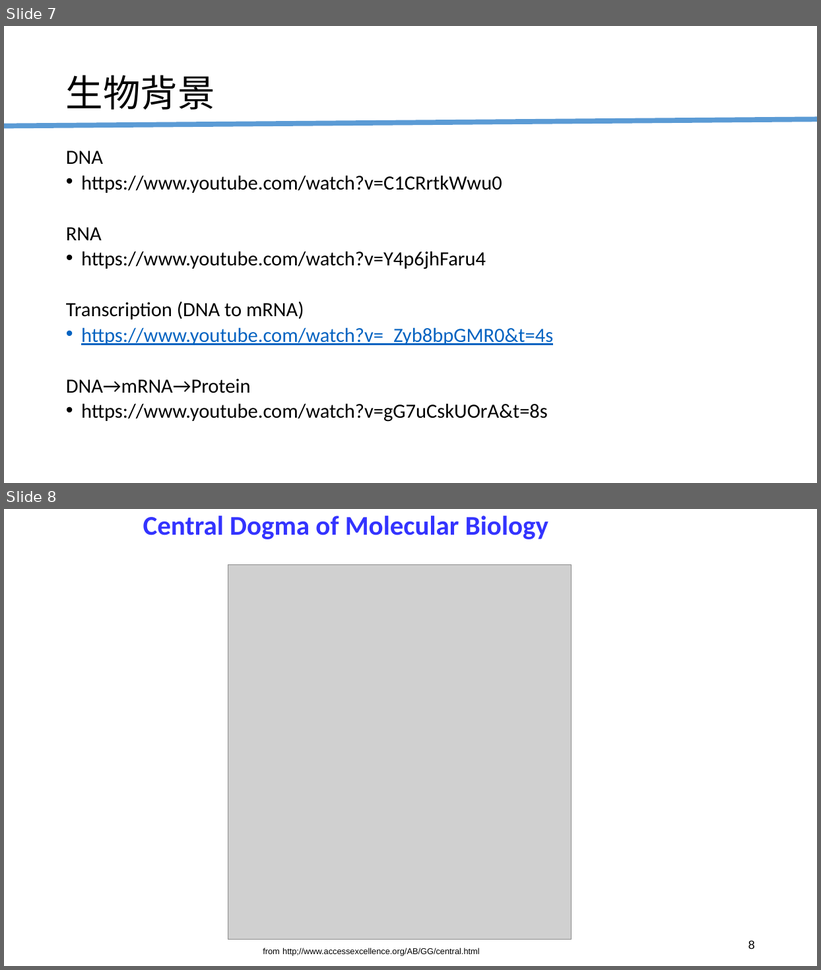
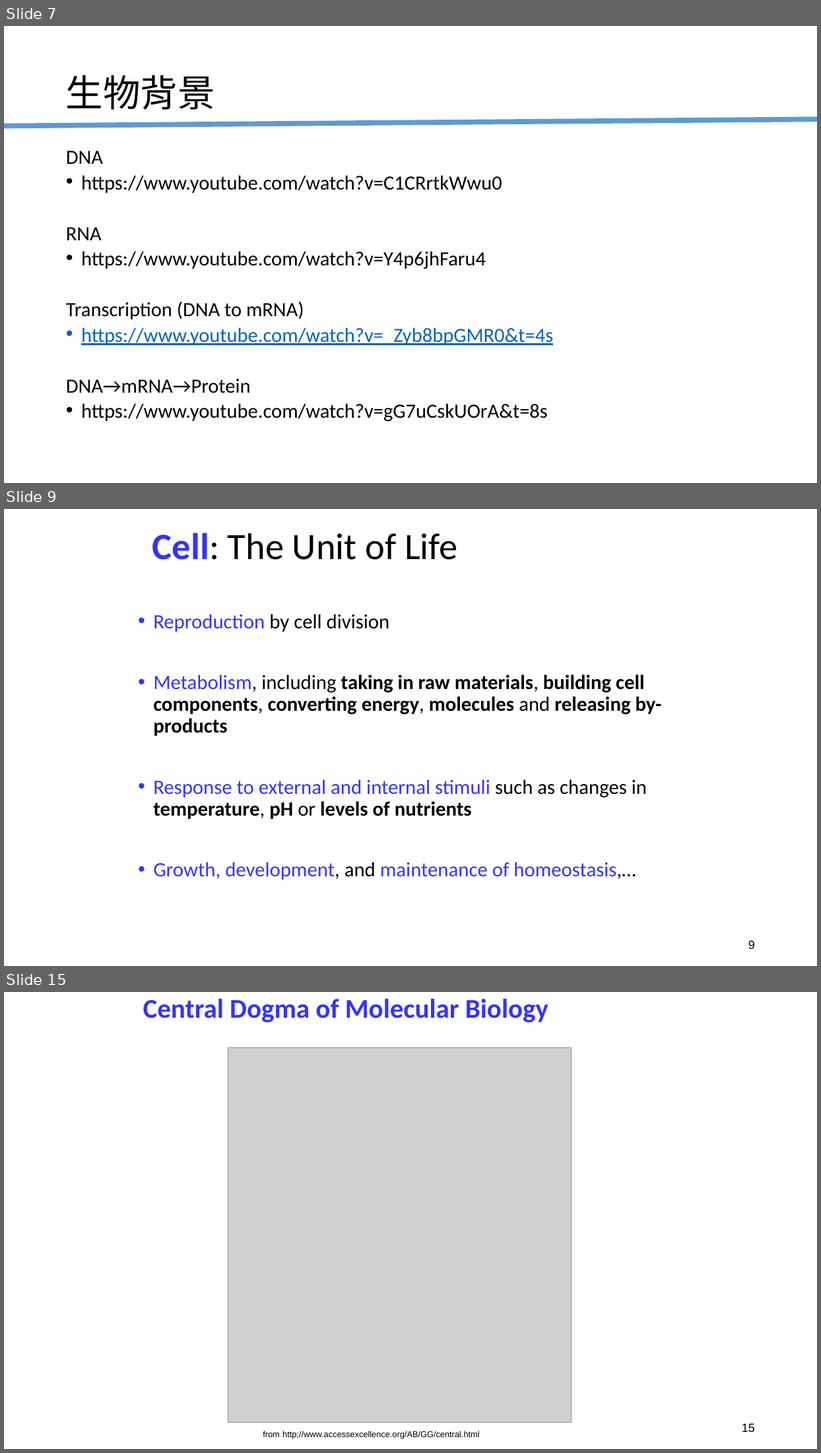
Before and after one commit to RyanCCJ/2022_Lab_Training, a slide deck: Homework/2022年暑期新生訓練成果project.pptx. Shown one above the other, each under a label of ours: slides 7 and 8 before the commit, slides 7, 9 and 15 after it; the slides between them are not shown. The pictures are 821x970 and 821x1453 pixels, drawn with LibreOffice and Linux fonts; fonts in the diff are those of the drawing; grey boxes stand for pictures. Boxes give left, top, right and bottom in pixels: in the first picture for what was removed or moved away, otherwise in the second. Text is boxed around its words. In the diff, an @@ line names an element or a change of style, - is before the commit and + after.

```diff
--- a/Homework/2022年暑期新生訓練成果project.pptx
+++ b/Homework/2022年暑期新生訓練成果project.pptx
@@ slide 9 added at bbox=[4, 509, 817, 966], background #FFFFFF @@
@@ title added at bbox=[152, 533, 458, 560], 44 pt, text #000000 @@
+Cell: The Unit of Life
@@ text added at bbox=[153, 614, 662, 880], 24 pt, text #000000 @@
+• Reproduction by cell division
+• Metabolism, including taking in raw materials, building cell components, converting energy, molecules and releasing by-products
+• Response to external and internal stimuli such as changes in temperature, pH or levels of nutrients
+• Growth, development, and maintenance of homeostasis,…
@@ page number added at bbox=[748, 941, 755, 949], 14 pt, text #000000 @@
+9
@@ what was slide 8 is now slide 15 @@
@@ page number at bbox=[742, 1424, 755, 1432]: text changed @@
-8
+15
```
Also in this commit, not shown: 4 slides changed, 6 other slides added.
